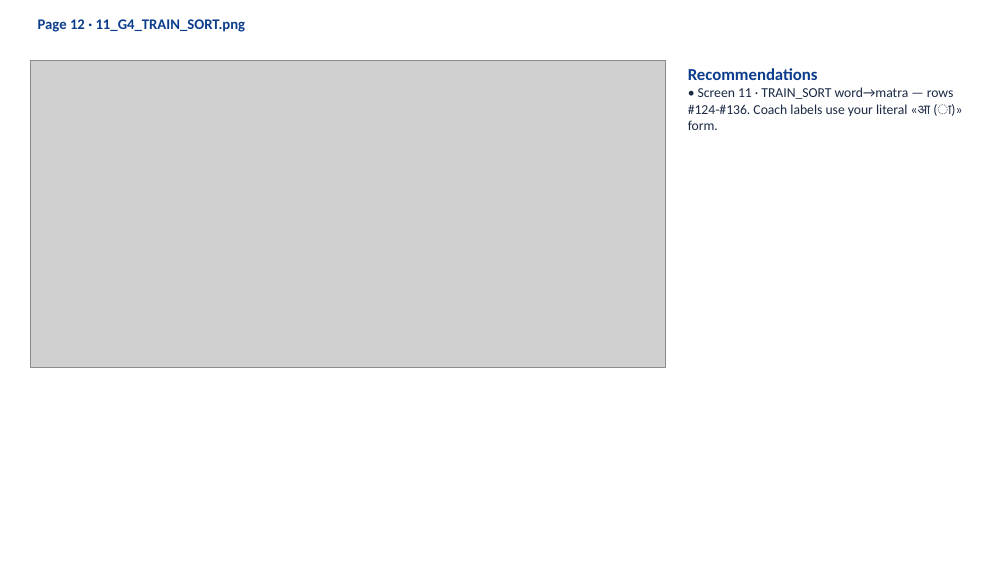
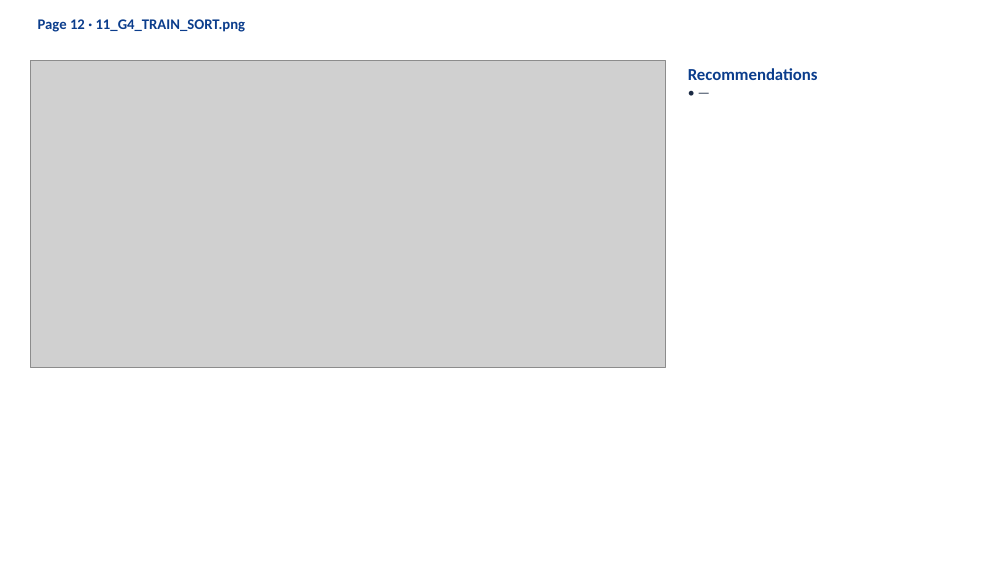
Before and after one commit to khugshalharshvardhan/HI02H11_L02_S01_DEV_HANDOFF-file2-, a slide deck: slide 13 of 3_CURRENT_BUILD/HI02H11_L02_S01_REVISED_review.pptx. Drawn at 1008x567 pixels with LibreOffice and Linux fonts; fonts in the diff are those of the drawing; grey boxes stand for pictures. Boxes give left, top, right and bottom in pixels: in the first picture for what was removed or moved away, otherwise in the second. Text is boxed around its words. In the diff, an @@ line names an element or a change of style, - is before the commit and + after.

```diff
--- a/3_CURRENT_BUILD/HI02H11_L02_S01_REVISED_review.pptx
+++ b/3_CURRENT_BUILD/HI02H11_L02_S01_REVISED_review.pptx
@@ text at box(688, 87, 954, 130): text changed @@
-• Screen 11 · TRAIN_SORT word→matra — rows #124-#136. Coach labels use your literal «आ (ा)» form.
+• —
```
Also in this commit, not shown: 17 other slides changed, 38 other files.
